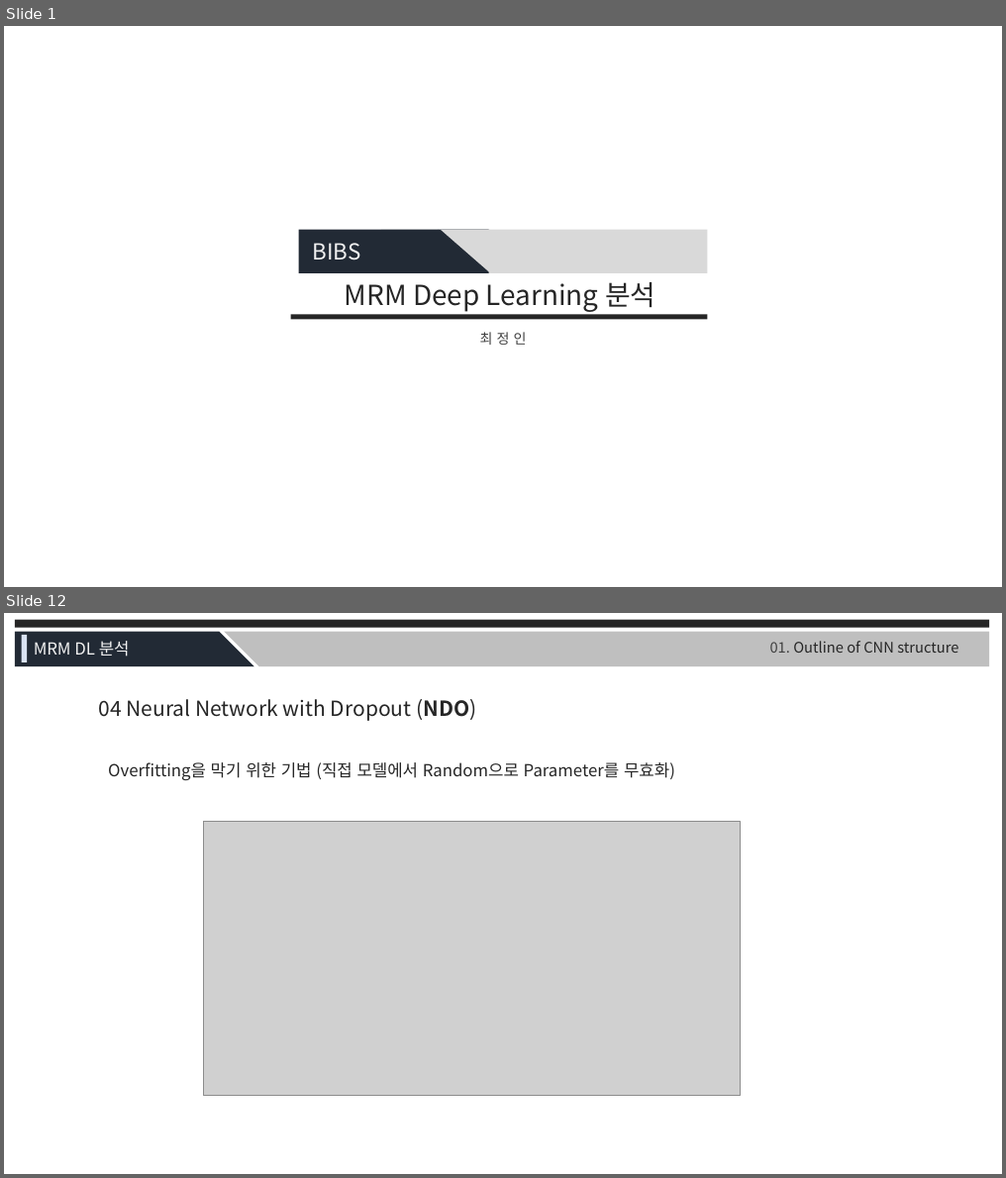
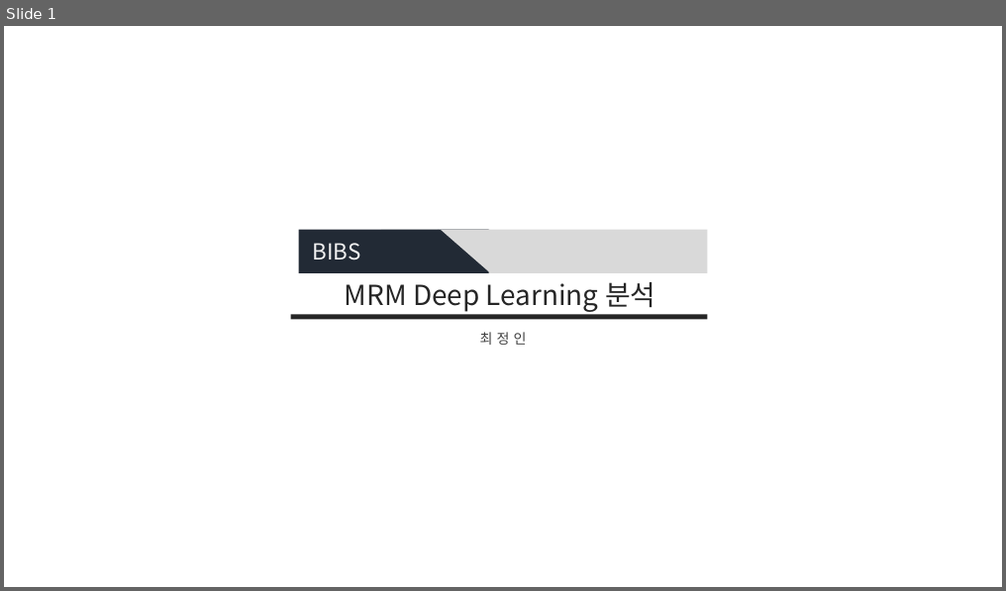
Before and after one commit to JaneeChoi/Biostatistics, a slide deck: MRM/Presentation Slides/MRM_DL_210819.pptx. Shown one above the other, each under a label of ours: slides 1 and 12 before the commit, slide 1 after it; the slides between them are not shown. The pictures are 1006x1178 and 1006x591 pixels, drawn with LibreOffice and Linux fonts; fonts in the diff are those of the drawing; grey boxes stand for pictures. Boxes give left, top, right and bottom in pixels: in the first picture for what was removed or moved away, otherwise in the second. Text is boxed around its words. In the diff, an @@ line names an element or a change of style, - is before the commit and + after.

```diff
--- a/MRM/Presentation Slides/MRM_DL_210819.pptx
+++ b/MRM/Presentation Slides/MRM_DL_210819.pptx
@@ slide 12 removed at (x1=4, y1=613, x2=1002, y2=1174), background #FFFFFF @@
@@ rectangle removed at (x1=15, y1=620, x2=989, y2=627) @@
@@ rectangle removed at (x1=15, y1=632, x2=219, y2=666) @@
@@ rectangle removed at (x1=21, y1=635, x2=27, y2=663) @@
@@ text removed at (x1=34, y1=641, x2=130, y2=657) @@
-MRM DL 분석
@@ right triangle removed at (x1=219, y1=632, x2=254, y2=666) @@
@@ right triangle removed at (x1=224, y1=632, x2=259, y2=666) @@
@@ rectangle removed at (x1=259, y1=632, x2=989, y2=666) @@
@@ text removed at (x1=770, y1=641, x2=958, y2=653) @@
-01. Outline of CNN structure
@@ text removed at (x1=99, y1=699, x2=476, y2=721) @@
-04 Neural Network with Dropout (NDO)
@@ text removed at (x1=108, y1=762, x2=675, y2=780) @@
-Overfitting을 막기 위한 기법 (직접 모델에서 Random으로 Parameter를 무효화)
@@ picture removed at (x1=203, y1=821, x2=740, y2=1095) @@
```
Also in this commit, not shown: 10 slides changed, 5 slides added, 11 other slides removed, 7 other files.
